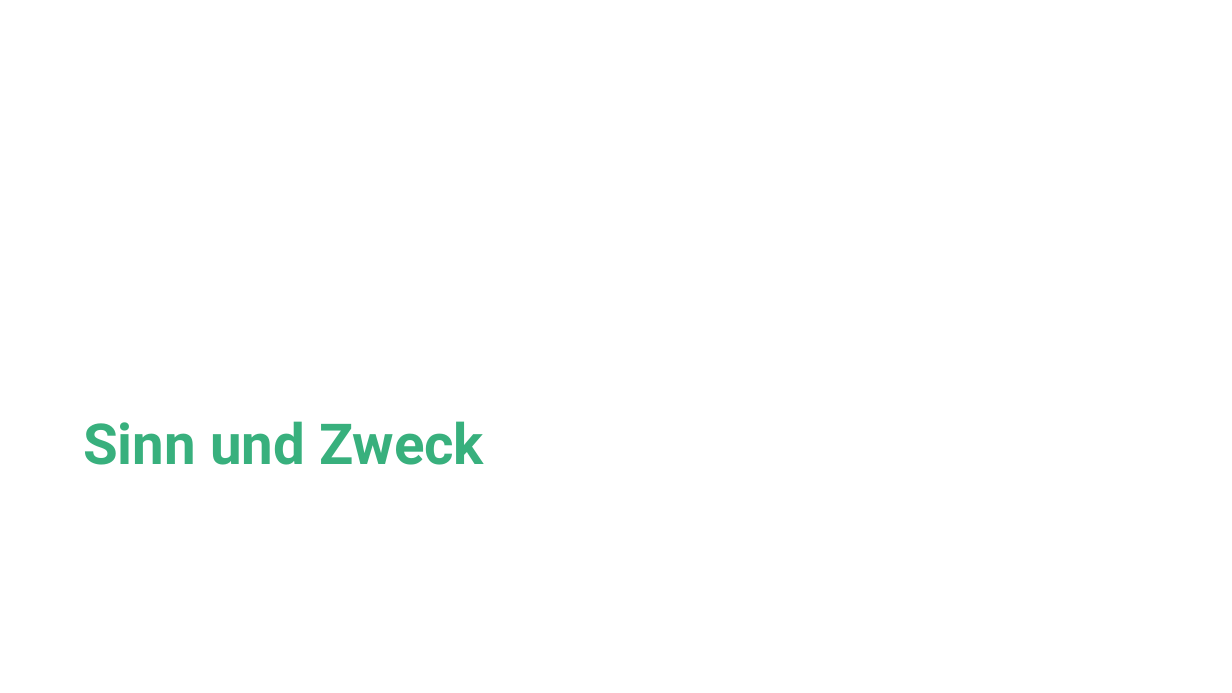
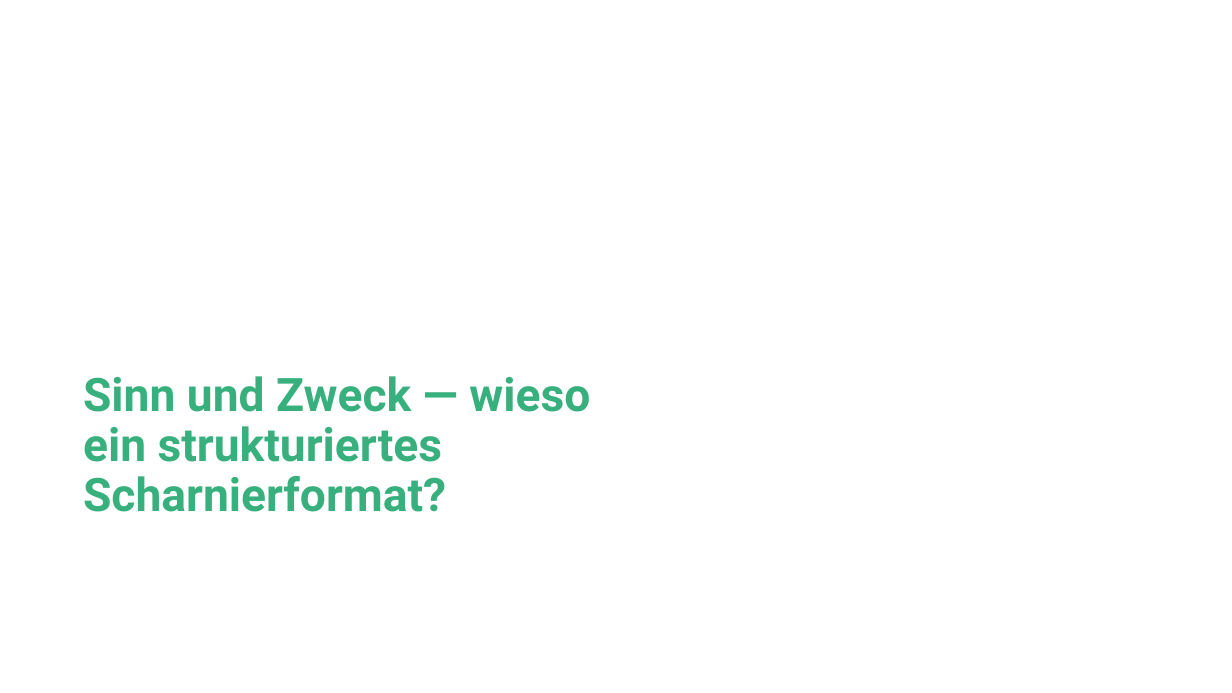
Before and after one commit to jan-nicklaus/LegalXML, a slide deck: slide 2 of Beispiele/sebastian/xml-vorteile.pptx (slide 3 before the commit). Drawn at 1232x693 pixels with LibreOffice and Linux fonts; fonts in the diff are those of the drawing; background and template pictures are left out. Boxes give left, top, right and bottom in pixels: in the first picture for what was removed or moved away, otherwise in the second. Text is boxed around its words. In the diff, an @@ line names an element or a change of style, - is before the commit and + after.

```diff
--- a/Beispiele/sebastian/xml-vorteile.pptx
+++ b/Beispiele/sebastian/xml-vorteile.pptx
@@ title at (x1=83, y1=376, x2=590, y2=512): text changed; size 44 to 36 pt @@
-Sinn und Zweck
+Sinn und Zweck — wieso ein strukturiertes Scharnierformat?
```
Also in this commit, not shown: 2 other slides changed, 2 slides added, 10 slides removed, 7 other files.
